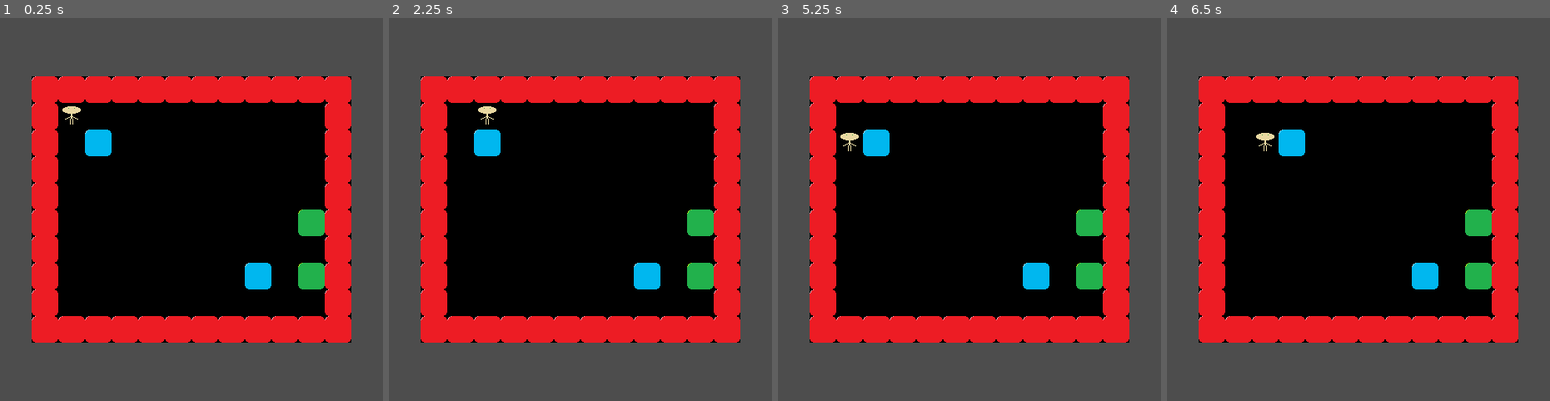
Above: before the commit, frames 1-4 (left to right).
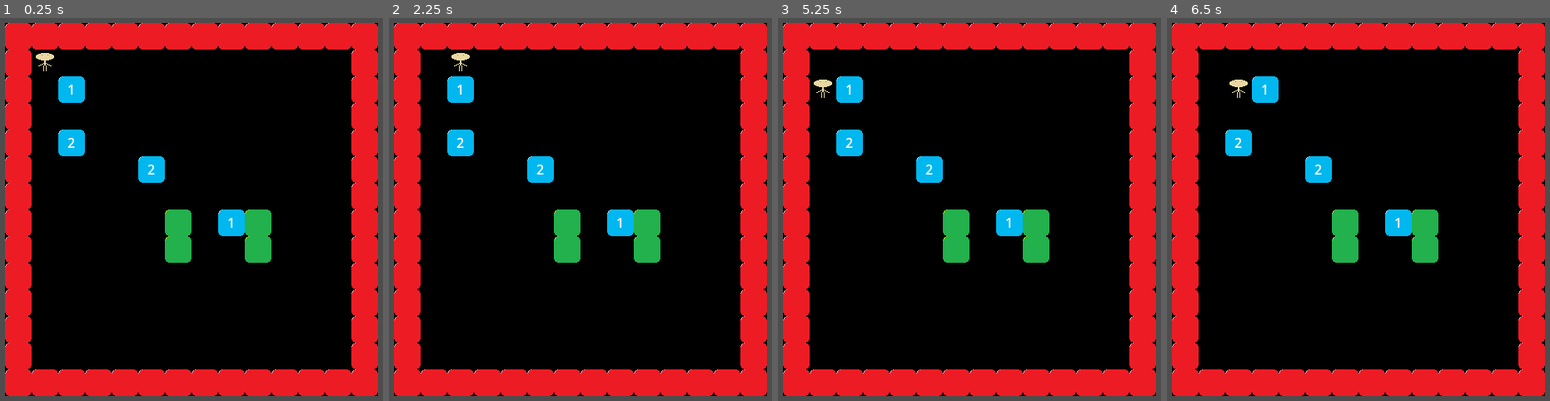
Above: after the commit, the same moments.

Repository: mrSun421/sudokoban
Game: Godot game, scene res://levels/level.tscn
Same seed, same stepped clock (60 frames per second), same inputs: the game is played once before the commit and once after it. The project has no main scene, so this scene is started directly.
Inputs:
- Up to frame 1 (0.25 s): no input
- Up to frame 2 (2.25 s): tap Enter at 0.5 s; hold Right (move_right) 0.53-1.28 s; tap R (reset_level) at 1.25, 2 s; hold Down (move_down) 1.28-2.03 s; hold Right (move_right) from 2.03 s (still down)
- Up to frame 3 (5.25 s): tap R (reset_level) at 2.75, 3.5, 4.15, 4.25 s; release Right (move_right) at 2.78 s; hold Up (move_up) 2.78-3.53 s; hold Left (move_left) 3.53-5.03 s; hold Down (move_down) from 5.03 s (still down)
- Up to frame 4 (6.5 s): release Down (move_down) at 5.78 s; hold Right (move_right) from 5.78 s (still down)

The runs differ from the first frame. In frame 1, 61% of the frame differs, in the area x 1-99%, y 1-99%; in frame 2, 61%; in frame 3, 61%; in frame 4, 61%.

Commit message:
implemented the sudoku stuff and did a lot of class stuff

Diff:
--- /dev/null
+++ b/game_assets/box.gd
@@ -0,0 +1,11 @@
+extends Node2D
+class_name Box
+
+@export var grid_position_component: GridPositionComponent
+@export var value_text: Label
+@export var value: int = 0
+
+func _process(delta: float):
+	position = (grid_position_component.grid_position * GameVariables.tile_size).snapped(Vector2.ONE * GameVariables.tile_size)
+	if value != null:
+		value_text.text = str(value)
--- a/game_assets/box.tscn
+++ b/game_assets/box.tscn
@@ -1,10 +1,24 @@
-[gd_scene load_steps=2 format=3 uid="uid://w22a81obppru"]
+[gd_scene load_steps=4 format=3 uid="uid://w22a81obppru"]
 
 [ext_resource type="Texture2D" uid="uid://ctafavnspxtur" path="res://art_assets/mainsquare.png" id="1_gwlll"]
+[ext_resource type="Script" path="res://game_assets/box.gd" id="1_ii8iy"]
+[ext_resource type="PackedScene" uid="uid://cqkw2hdoq4v3x" path="res://game_assets/grid_position_component.tscn" id="3_ubo2l"]
 
-[node name="box" type="Node2D"]
+[node name="box" type="Node2D" node_paths=PackedStringArray("grid_position_component", "value_text")]
+script = ExtResource("1_ii8iy")
+grid_position_component = NodePath("GridPositionComponent")
+value_text = NodePath("Label")
 
 [node name="Sprite2D" type="Sprite2D" parent="."]
 texture_filter = 1
 texture = ExtResource("1_gwlll")
 centered = false
+
+[node name="GridPositionComponent" parent="." instance=ExtResource("3_ubo2l")]
+
+[node name="Label" type="Label" parent="."]
+texture_filter = 1
+offset_right = 32.0
+offset_bottom = 32.0
+horizontal_alignment = 1
+vertical_alignment = 1
--- /dev/null
+++ b/game_assets/grid_position_component.gd
@@ -0,0 +1,4 @@
+extends Node2D
+class_name GridPositionComponent
+
+@export var grid_position: Vector2i
--- /dev/null
+++ b/game_assets/grid_position_component.tscn
@@ -0,0 +1,6 @@
+[gd_scene load_steps=2 format=3 uid="uid://cqkw2hdoq4v3x"]
+
+[ext_resource type="Script" path="res://game_assets/grid_position_component.gd" id="1_0ajbk"]
+
+[node name="GridPositionComponent" type="Node2D"]
+script = ExtResource("1_0ajbk")
--- /dev/null
+++ b/game_assets/player.gd
@@ -0,0 +1,8 @@
+extends Node2D
+class_name Player
+
+@export var grid_position_component: GridPositionComponent
+
+
+func _process(delta: float):
+	position = (grid_position_component.grid_position * GameVariables.tile_size).snapped(Vector2.ONE * GameVariables.tile_size)
--- a/game_assets/player.tscn
+++ b/game_assets/player.tscn
@@ -1,10 +1,16 @@
-[gd_scene load_steps=2 format=3 uid="uid://l67hhlq58isn"]
+[gd_scene load_steps=4 format=3 uid="uid://l67hhlq58isn"]
 
+[ext_resource type="Script" path="res://game_assets/player.gd" id="1_0stw8"]
 [ext_resource type="Texture2D" uid="uid://cvidppey4c4ce" path="res://art_assets/player.png" id="1_c4xky"]
+[ext_resource type="PackedScene" uid="uid://cqkw2hdoq4v3x" path="res://game_assets/grid_position_component.tscn" id="2_00e4h"]
 
-[node name="Player" type="Node2D"]
+[node name="Player" type="Node2D" node_paths=PackedStringArray("grid_position_component")]
+script = ExtResource("1_0stw8")
+grid_position_component = NodePath("GridPositionComponent")
 
 [node name="Sprite2D" type="Sprite2D" parent="."]
 texture_filter = 1
 texture = ExtResource("1_c4xky")
 centered = false
+
+[node name="GridPositionComponent" parent="." instance=ExtResource("2_00e4h")]
--- /dev/null
+++ b/game_assets/wall.gd
@@ -0,0 +1,7 @@
+extends Node2D
+class_name Wall
+
+@export var grid_position_component: GridPositionComponent
+
+func _process(delta: float):
+	position = (grid_position_component.grid_position * GameVariables.tile_size).snapped(Vector2.ONE * GameVariables.tile_size)
--- a/game_assets/wall.tscn
+++ b/game_assets/wall.tscn
@@ -1,10 +1,16 @@
-[gd_scene load_steps=2 format=3 uid="uid://brl4pv3jw8ky2"]
+[gd_scene load_steps=4 format=3 uid="uid://brl4pv3jw8ky2"]
 
 [ext_resource type="Texture2D" uid="uid://b4ggpv43s58eq" path="res://art_assets/wall.png" id="1_4wreu"]
+[ext_resource type="Script" path="res://game_assets/wall.gd" id="1_rofvh"]
+[ext_resource type="PackedScene" uid="uid://cqkw2hdoq4v3x" path="res://game_assets/grid_position_component.tscn" id="2_153ir"]
 
-[node name="Wall" type="Node2D"]
+[node name="Wall" type="Node2D" node_paths=PackedStringArray("grid_position_component")]
+script = ExtResource("1_rofvh")
+grid_position_component = NodePath("GridPositionComponent")
 
 [node name="Sprite2D" type="Sprite2D" parent="."]
 texture_filter = 1
 texture = ExtResource("1_4wreu")
 centered = false
+
+[node name="GridPositionComponent" parent="." instance=ExtResource("2_153ir")]
--- a/levels/interactables.gd
+++ b/levels/interactables.gd
@@ -2,12 +2,12 @@
 class_name Interactables
 
 const tile_size = GameVariables.tile_size
-@onready var player := $Player as Node2D
+@export var player: Player
 var wall_scene = preload("res://game_assets/wall.tscn")
 var box_scene = preload("res://game_assets/box.tscn")
 
-var walls: Array[Node2D] = []
-var boxes: Array[Node2D] = []
+var walls: Array[Wall] = []
+var boxes: Array[Box] = []
 
 const inputs = {"move_right": Vector2i.RIGHT,
 			"move_left": Vector2i.LEFT,
@@ -21,57 +21,89 @@
 		if Input.is_action_just_pressed(direction):
 			current_direction = inputs[direction]
 
-	var future_player_position_snapped = (player.position + Vector2(current_direction * tile_size)).snapped(Vector2i.ONE * tile_size)
-	var wall_index = walls.map(func(e): return e.position.snapped(Vector2i.ONE * tile_size)).find(future_player_position_snapped)
+	var future_player_position = player.grid_position_component.grid_position + current_direction
+	var wall_index = walls.map(func(e): return e.grid_position_component.grid_position).find(future_player_position)
 	if wall_index >= 0:
 		return
-	var box_index = boxes.map(func(e): return e.position).find(future_player_position_snapped)
+	var box_index = boxes.map(func(e): return e.grid_position_component.grid_position).find(future_player_position)
 	if box_index >= 0:
-		handle_collision(player, boxes[box_index], current_direction, future_player_position_snapped)
+		handle_collision(player, boxes[box_index], current_direction, future_player_position)
 		return
-	player.position = future_player_position_snapped
+
+	player.grid_position_component.grid_position = future_player_position
 
 
-func initialize(initial_player_position, wall_positions, initial_box_positions):
+func initialize(initial_player_position, wall_positions, initial_box_positions, box_values):
 	for wall_position in wall_positions:
-		var wall: Node2D = wall_scene.instantiate()
-		wall.position = (wall_position * tile_size).snapped(Vector2i.ONE * tile_size)
+		var wall: Wall = wall_scene.instantiate()
+		wall.grid_position_component.grid_position = wall_position
 		add_child(wall)
 		walls.append(wall)
 
-	for box_position in initial_box_positions:
-		var box: Node2D = box_scene.instantiate()
-		box.position = (box_position * tile_size).snapped(Vector2i.ONE * tile_size)
+	for index in range(initial_box_positions.size()):
+		var box: Box = box_scene.instantiate()
+		box.grid_position_component.grid_position = initial_box_positions[index]
+		box.value = box_values[index]
 		add_child(box)
 		boxes.append(box)
 
-	player.position = (initial_player_position * tile_size).snapped(Vector2i.ONE * tile_size)
+	player.grid_position_component.grid_position = initial_player_position
 
 func check_win(final_box_positions):
-	var current_box_positions = boxes.map(func(e): return Vector2i(e.position.snapped(Vector2i.ONE * tile_size)))
-	var final_box_positions_snapped = final_box_positions.map(func(e): return (e * tile_size).snapped(Vector2i.ONE * tile_size))
-	for final_box_position_snapped in final_box_positions_snapped:
-			if !current_box_positions.has(final_box_position_snapped):
+	var current_box_positions = boxes.map(func(e): return e.grid_position_component.grid_position)
+	var solution_boxes_x = {}
+	var solution_boxes_y = {}
+
+	for final_box_position in final_box_positions:
+			var box_index = current_box_positions.find(final_box_position)
+			if box_index < 0:
 				return false
+			if solution_boxes_x.get(final_box_position.x) != null:
+				solution_boxes_x[final_box_position.x].append(boxes[box_index])
+			else:
+				solution_boxes_x[final_box_position.x] = [boxes[box_index]]
+			if solution_boxes_y.get(final_box_position.y) != null:
+				solution_boxes_y[final_box_position.y].append(boxes[box_index])
+			else:
+				solution_boxes_y[final_box_position.y] = [boxes[box_index]]
+
+
+	for x_index in solution_boxes_x:
+		var column_values = solution_boxes_x[x_index].map(func(e): return e.value)
+		var tracker = []
+		for val in column_values:
+			if tracker.has(val):
+				return false
+			tracker.append(val)
+
+	for y_index in solution_boxes_y:
+		var row_values = solution_boxes_y[y_index].map(func(e): return e.value)
+		var tracker = []
+		for val in row_values:
+			if tracker.has(val):
+				return false
+			tracker.append(val)
+
+
 	return true
 
 
 func reset_level(initial_player_position, initial_box_positions):
 	for i in range(initial_box_positions.size()):
 		var box = boxes[i]
-		box.position = (initial_box_positions[i] * tile_size).snapped(Vector2i.ONE * tile_size)
-
-	player.position = (initial_player_position * tile_size).snapped(Vector2i.ONE * tile_size)
+		box.grid_position_component.grid_position = initial_box_positions[i]
+	player.grid_position_component.grid_position = initial_player_position
 
 
-func handle_collision(pusher, pushee, current_direction, future_pusher_position_snapped):
-	var future_pushee_position_snapped = (pushee.position + Vector2(current_direction * tile_size)).snapped(Vector2i.ONE * tile_size)
+func handle_collision(pusher, pushee, current_direction, future_pusher_position):
+	var future_pushee_position = pushee.grid_position_component.grid_position + current_direction
 
-	var wall_index = walls.map(func(e): return e.position.snapped(Vector2i.ONE * tile_size)).find(future_pushee_position_snapped)
+	var wall_index = walls.map(func(e): return e.grid_position_component.grid_position).find(future_pushee_position)
 	if wall_index >= 0:
 		return
-	var box_index = boxes.map(func(e): return e.position).find(future_pushee_position_snapped)
+	var box_index = boxes.map(func(e): return e.grid_position_component.grid_position).find(future_pushee_position)
 	if box_index >= 0:
 		return
-	pushee.position = future_pushee_position_snapped
-	pusher.position = future_pusher_position_snapped
+
+	pushee.grid_position_component.grid_position = future_pushee_position
+	pusher.grid_position_component.grid_position = future_pusher_position
--- a/levels/level.gd
+++ b/levels/level.gd
@@ -3,9 +3,10 @@
 # TODO: Take this level node and turn it into a class
 
 const tile_size = GameVariables.tile_size
-const level_size: Vector2i = Vector2i(12, 10)
-const initial_box_positions: Array[Vector2i] = [Vector2i(2, 2), Vector2i(8, 7)]
-const final_box_positions: Array[Vector2i] = [Vector2i(10, 7), Vector2i(10, 5)]
+const level_size: Vector2i = Vector2i(14, 14)
+const initial_box_positions: Array[Vector2i] = [Vector2i(2, 2), Vector2i(8, 7), Vector2i(2, 4), Vector2i(5, 5)]
+const box_values: Array[int] = [1, 1, 2, 2]
+const final_box_positions: Array[Vector2i] = [Vector2i(9, 7), Vector2i(9, 8), Vector2i(6, 7), Vector2i(6, 8)]
 var wall_positions: Array[Vector2i] = []
 
 
@@ -39,7 +40,7 @@
 		wall_positions.append(Vector2i(0, i))
 		wall_positions.append(Vector2i(level_size.x - 1, i))
 
-	interactables.initialize(initial_player_position, wall_positions, initial_box_positions)
+	interactables.initialize(initial_player_position, wall_positions, initial_box_positions, box_values)
 
 
 # Called every frame. 'delta' is the elapsed time since the previous frame.
--- a/levels/level.tscn
+++ b/levels/level.tscn
@@ -33,8 +33,9 @@
 text = "You Win!"
 horizontal_alignment = 1
 
-[node name="Interactables" type="Node" parent="."]
+[node name="Interactables" type="Node" parent="." node_paths=PackedStringArray("player")]
 script = ExtResource("3_catja")
+player = NodePath("Player")
 
 [node name="Player" parent="Interactables" instance=ExtResource("2_pdex0")]
 
